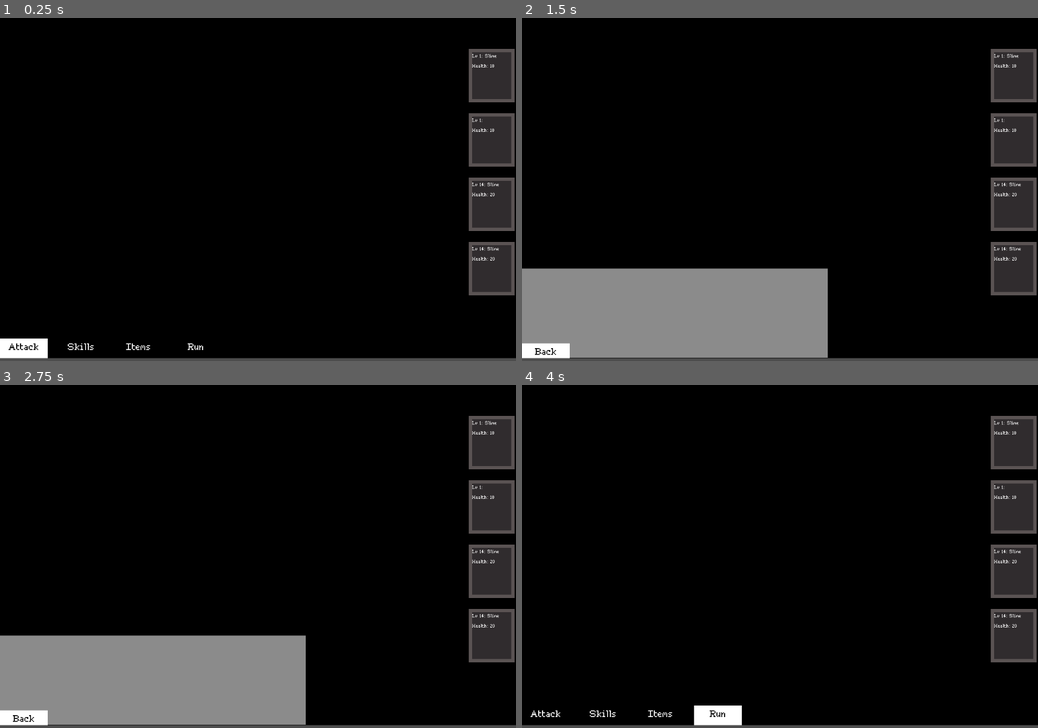
Above: before the commit, frames 1-4 (two rows, left to right).
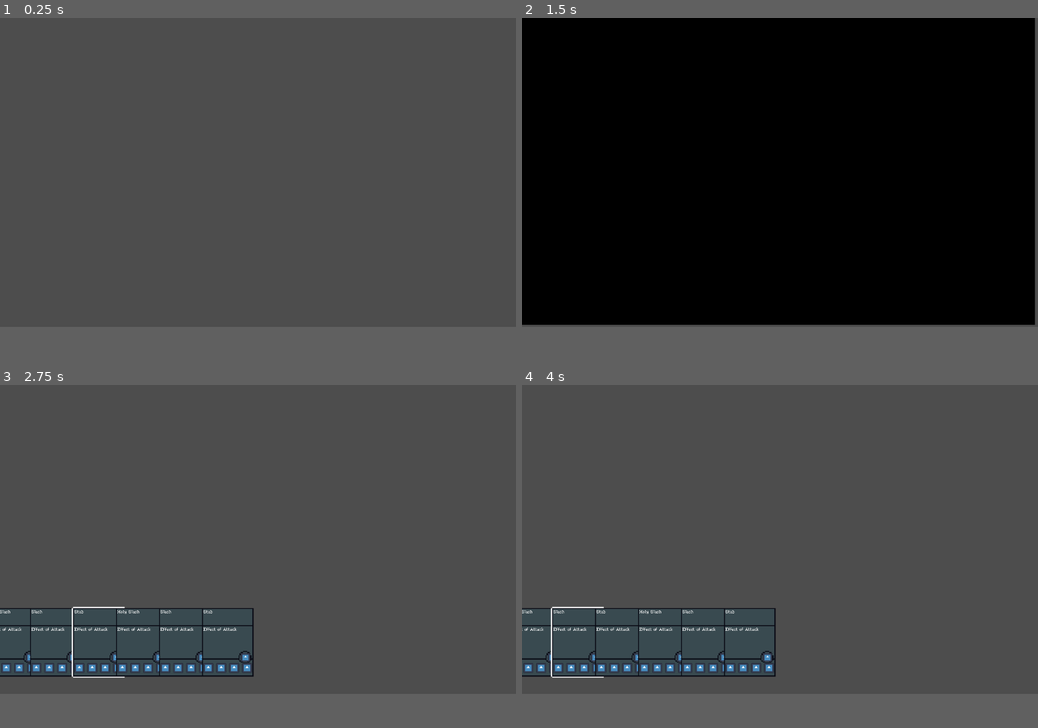
Above: after the commit, the same moments.

Repository: ZealStudio/HeroPath
Game: Godot game, scene res://Scenes/battleui.tscn
Same seed, same stepped clock (60 frames per second), same inputs: the game is played once before the commit and once after it. This scene is started directly instead of the project's main scene. The engine's default icon, where the game draws it, is replaced by a stand-in: a white triangle on a blue panel in a dark square.
Inputs:
- Up to frame 1 (0.25 s): no input
- Up to frame 2 (1.5 s): hold Right (right) 0.53-1.28 s; hold Z (Interact) 0.53-1.28 s; tap I (i) at 0.8, 1.35 s; hold Down (down) from 1.28 s (still down)
- Up to frame 3 (2.75 s): tap Z (Interact) at 1.55 s; tap Enter at 2 s; release Down (down) at 2.03 s; hold Right (right) from 2.03 s (still down); hold Z (Interact) from 2.03 s (still down); tap I (i) at 2.3 s
- Up to frame 4 (4 s): release Right (right) at 2.78 s; release Z (Interact) at 2.78 s; hold Up (up) 2.78-3.53 s; tap I (i) at 2.85, 3.8 s; tap Z (Interact) at 3.05 s; tap Space at 3.5 s; hold Left (left) from 3.53 s (still down); hold Z (Interact) from 3.53 s (still down)
In our replay, the window is 800x533 before the commit and 800x480 after it. These sizes can differ from the game's own. Grey fills any space a smaller window leaves; there, only what the larger window draws over its background counts as a difference.

The runs differ from the first frame. In frame 1, 90% of the frame differs, in the area x 0-100%, y 0-100%; in frame 2, 21%; in frame 3, 93%; in frame 4, 90%.
Error before the commit: Parse Error: Could not find type "Skills" in the current scope. (res://Code/Equipment/Weapon/WeaponBase.gd:17)
Error after the commit: Invalid call. Nonexistent function 'Press' in base 'Node2D (Card)'. (res://Code/Ui/MenuControlInputManger.gd:23)

Commit message:
reset whole battle system :{

Diff:
--- a/Code/Attack Skill Effects/EffectBase.gd
+++ b/Code/Attack Skill Effects/EffectBase.gd
@@ -7,3 +7,4 @@
 
 @export_enum("Healing", "Damage","Buffing", ) var Type: String
 @export var Amount :int
+var UnitThatIsGettingEffected :UnitBase
--- /dev/null
+++ b/Code/CardHolder.gd
@@ -0,0 +1,19 @@
+extends Node2D
+
+
+@export var PlayerUnitHolder : Node2D
+@export var PositionHolder : Node2D
+func _ready():
+	CreateCards()
+
+func  _physics_process(delta):
+	pass
+func CreateCards():
+	var Units = PlayerUnitHolder.get_children()
+	var Positions = PositionHolder.get_children()
+	var Temp = 0
+	for Unit in Units:
+		for card in Unit.AddCardsToBattle():
+			card.CurrentSpotOnBoard  =Positions[Temp]
+			Temp+= 1
+			$"..".GetButtonToUse()
--- a/Code/Equipment/Weapon/Sword.tres
+++ b/Code/Equipment/Weapon/Sword.tres
@@ -1,13 +1,15 @@
-[gd_resource type="Resource" script_class="Weapon" load_steps=2 format=3 uid="uid://dnrlesgb731aj"]
+[gd_resource type="Resource" script_class="Weapon" load_steps=5 format=3 uid="uid://codd8frhqvfqe"]
 
 [ext_resource type="Script" path="res://Code/Equipment/Weapon/WeaponBase.gd" id="1_4oxrb"]
+[ext_resource type="Resource" uid="uid://cs6oj685k3bkc" path="res://Code/ability/Attacks/HolySlash.tres" id="1_bkbc3"]
+[ext_resource type="Resource" uid="uid://bqc6tx8rs1oir" path="res://Code/ability/Attacks/Slash.tres" id="2_owlk2"]
+[ext_resource type="Resource" uid="uid://bygvyh2lv8hux" path="res://Code/ability/Attacks/Stab.tres" id="3_a7es4"]
 
 [resource]
 script = ExtResource("1_4oxrb")
-WeaponType = "Sword"
-PhysicalAttack = 3
+WeaponType = ""
+PhysicalAttack = 0
 MagicAttack = 0
-Attack = Array[Resource("res://Code/Attacks/Attacks.gd")]([])
-Skill = Array[Resource("res://Code/Skills/Skills.gd")]([])
-Name = "Hero Sword"
+Attack = Array[Resource("res://Code/ability/Attacks/Attacks.gd")]([ExtResource("1_bkbc3"), ExtResource("2_owlk2"), ExtResource("3_a7es4")])
+Name = ""
 description = ""
--- a/Code/Equipment/Weapon/WeaponBase.gd
+++ b/Code/Equipment/Weapon/WeaponBase.gd
@@ -12,6 +12,3 @@
 
 @export_group("Attack List")
 @export var  Attack : Array[Attacks]
-
-@export_group("Skill List")
-@export var  Skill : Array[Skills]
--- a/Code/GameManager.gd
+++ b/Code/GameManager.gd
@@ -12,3 +12,7 @@
 	var playerStats =get_tree().get_nodes_in_group("PlayerStatHolder")
 	if playerStats:
 		return playerStats[0].Stat
+func GetPlayerGetCardHolder():
+	var CardHolder =get_tree().get_nodes_in_group("PlayerGetCardHolder")
+	if CardHolder:
+		return CardHolder[0]
--- a/Code/Player/PlayerBase.gd
+++ b/Code/Player/PlayerBase.gd
@@ -1,7 +1,7 @@
 extends UnitBase
 
 class_name  PlayerBase
-
+var CardBase = preload("res://Scenes/card/CardBase.tscn")
 
 func StartTurn():
 	CanAct = true
@@ -9,3 +9,15 @@
 	super.EndTurn()
 	var BattleManager = get_tree().get_nodes_in_group("BattleManager")[0]
 	BattleManager.ProgressBattle()
+func AddCardsToBattle():
+	var CardsToAdd = []
+	if Stat.bIsDead:
+		print_debug("Dead")
+		return
+	for attacks in Stat.WeaponSlot.Attack:
+		var NewCard = CardBase.instantiate()
+		NewCard.AttackToMakeIntoCard = attacks
+		NewCard.WhoOwnsThisCard = self
+		CardsToAdd.append(NewCard)
+		GameManager.GetPlayerGetCardHolder().add_child(NewCard)
+	return CardsToAdd
--- a/Code/Player/PlayerStats.tres
+++ b/Code/Player/PlayerStats.tres
@@ -1,19 +1,20 @@
-[gd_resource type="Resource" script_class="PlayerStats" load_steps=4 format=3 uid="uid://ciq15neo6fmwk"]
+[gd_resource type="Resource" script_class="PlayerStats" load_steps=3 format=3 uid="uid://c3mgiwet84fsw"]
 
-[ext_resource type="Resource" uid="uid://bqc6tx8rs1oir" path="res://Code/Attacks/Slash.tres" id="1_jcgje"]
-[ext_resource type="Script" path="res://Code/Player/PlayerStats.gd" id="1_yq10n"]
-[ext_resource type="Resource" uid="uid://cs6oj685k3bkc" path="res://Code/Attacks/HolySlash.tres" id="2_ire2t"]
+[ext_resource type="Resource" uid="uid://codd8frhqvfqe" path="res://Code/Equipment/Weapon/Sword.tres" id="1_qwtue"]
+[ext_resource type="Script" path="res://Code/Player/PlayerStats.gd" id="1_skb0q"]
 
 [resource]
-script = ExtResource("1_yq10n")
-Name = "Hero"
-Level = 1
-Speed = 0
-PhysicalAttack = 5
-MagicAttack = 5
-MaxHealth = 20
-Health = 20
-PhysicalDefense = 3
-MagicDefense = 3
-Attack = Array[Resource("res://Code/Attacks/Attacks.gd")]([ExtResource("1_jcgje"), ExtResource("2_ire2t")])
-Skill = Array[Resource("res://Code/Skills/Skills.gd")]([])
+script = ExtResource("1_skb0q")
+money = 0
+WeaponSlot = ExtResource("1_qwtue")
+Name = ""
+bIsDead = false
+Level = 0
+PhysicalAttack = 0
+MagicAttack = 0
+MaxHealth = 0
+Health = 0
+MaxMana = 0
+Mana = 0
+PhysicalDefense = 0
+MagicDefense = 0
--- a/Code/Stats.gd
+++ b/Code/Stats.gd
@@ -4,9 +4,8 @@
 
 @export_group("Basic Properties")
 @export var Name : String
-@export var Speed: int
 @export var Sprite :Texture
-
+@export var bIsDead  = false
 @export_group("Level Properties")
 @export var Level: int
 var ExpForNextLevel:int
--- a/Code/Ui/MenuControlInputManger.gd
+++ b/Code/Ui/MenuControlInputManger.gd
@@ -1,14 +1,13 @@
 extends Control
 
 
-var CurrentMenu : BaseMenu
-@export var HomeMenu : BaseMenu
-
+var CurrentMenu : Node2D
+@export var HomeMenu : Node2D
 var Currentindex = 0
 var NewMenuIndex = 0
 var Buttons : Array
 var MenuChildren
-var CurrentSelectedButton :ButtonBase
+var CurrentSelectedButton :Node2D
 var Player : PlayerBase
 @export var inputs = {"right": Vector2.RIGHT,
 			"left": Vector2.LEFT,
@@ -16,11 +15,8 @@
 			"down": Vector2.DOWN}
 # Called when the node enters the scene tree for the first time.
 
-func _ready():
-	GetButtonsForMenu(HomeMenu)
-	SelectButton()
-	Player =  get_tree().get_nodes_in_group("PlayerStatHolder")[0]
 func _unhandled_input(event):
+
 	if !Player.CanAct:
 		return
 	if event.is_action_pressed("Interact"):
@@ -38,7 +34,6 @@
 				Currentindex += 1
 			UpdateIndex()
 
-
 func GetButtonsForMenu(Menu):
 	#get  the useAble UI part
 	CurrentMenu = Menu
@@ -48,9 +43,6 @@
 		var ChildOfButton = button.get_children()
 		if button.is_in_group("PlayerButton"):
 			Buttons.append(button)
-		for Child in ChildOfButton:
-			if Child.is_in_group("PlayerButton"):
-				Buttons.append(Child)
 	CurrentSelectedButton = Buttons[0]
 	SelectButton()
 
@@ -64,13 +56,18 @@
 		Currentindex = Buttons.size() - 1
 	SelectButton()
 func SelectButton():
-	if Buttons.size() ==1:
+	if Buttons.size() == 1:
 		Currentindex = 0
 	for button in Buttons:
-		button.bIsSelected = false
-		button.Selected()
+		button.Selected(false)
 	CurrentSelectedButton= Buttons[Currentindex]
-	CurrentSelectedButton.bIsSelected = true
-	CurrentSelectedButton.Selected()
+	CurrentSelectedButton.Selected(true)
+	print_debug(CurrentSelectedButton)
+
 func ChangeVisibility(Visibility):
 	visible = Visibility
+
+func GetButtonToUse():
+	GetButtonsForMenu(HomeMenu)
+	SelectButton()
+	Player =  get_tree().get_nodes_in_group("PlayerStatHolder")[0]
--- a/Code/UnitBase.gd
+++ b/Code/UnitBase.gd
@@ -7,7 +7,7 @@
 signal EndTurnSignal
 @export var Stat :UnitStats
 var CurretTarget :UnitBase
-var bDead = false
+
 var CanAct = false
 
 
@@ -20,7 +20,9 @@
 	var DamageAmount = Attack.AttackDamage
 	DamageAmount = CheckDefense(DamageAmount,Attack.Type, Attacker)
 	Stat.Health -=	DamageAmount
-
+	if Stat.Health <= 0:
+		Stat.bIsAlive = false
+		Stat.Health = 0
 
 
 
--- a/Code/ability/Attacks/HolySlash.tres
+++ b/Code/ability/Attacks/HolySlash.tres
@@ -7,5 +7,6 @@
 Name = "Holy Slash"
 Type = "Magic"
 Cost = 0
+MaxUse = 2
 AttackDamage = 2
-Debuffs = Array[Resource("res://Code/Attack Skill Effects/EffectBase.gd")]([])
+SkillEffects = Array[Resource("res://Code/Attack Skill Effects/EffectBase.gd")]([])
--- a/Code/ability/Attacks/Slash.tres
+++ b/Code/ability/Attacks/Slash.tres
@@ -7,5 +7,6 @@
 Name = "Slash"
 Type = "Physical"
 Cost = 0
+MaxUse = 2
 AttackDamage = 3
-Debuffs = Array[Resource("res://Code/Attack Skill Effects/EffectBase.gd")]([])
+SkillEffects = Array[Resource("res://Code/Attack Skill Effects/EffectBase.gd")]([])
--- a/Code/ability/abilityBase.gd
+++ b/Code/ability/abilityBase.gd
@@ -12,7 +12,6 @@
 
 @export_group("Skill Properties")
 @export var AttackDamage :int
-@export var Debuffs :Array[Effect]
-
+@export var SkillEffects :Array[Effect]
 func MakeDescription():
 	pass
--- a/Code/enemyCode/MonsterStats/slime.tres
+++ b/Code/enemyCode/MonsterStats/slime.tres
@@ -6,8 +6,8 @@
 [resource]
 script = ExtResource("1_20uc2")
 Name = "Slime"
-Speed = 1505
 Sprite = ExtResource("1_hpm0p")
+bIsDead = false
 Level = 1
 PhysicalAttack = 10
 MagicAttack = 0
--- a/Scenes/AttackListMenu.gd
+++ b/Scenes/AttackListMenu.gd
@@ -5,8 +5,8 @@
 @export var Skillholder : GridContainer
 
 func _ready():
-	MakeListOfAttacks()
-
+	#MakeListOfAttacks()
+	pass
 
 func MakeListOfAttacks():
 	PlayerStat = GameManager.GetPlayerStats()
--- a/Scenes/battleui.tscn
+++ b/Scenes/battleui.tscn
@@ -1,33 +1,11 @@
-[gd_scene load_steps=16 format=3 uid="uid://bm5xr01g7158p"]
+[gd_scene load_steps=8 format=3 uid="uid://bm5xr01g7158p"]
 
 [ext_resource type="Script" path="res://Code/Ui/battlePhase.gd" id="1_8slk6"]
-[ext_resource type="Script" path="res://Code/Ui/MenuControlInputManger.gd" id="2_2mg2b"]
 [ext_resource type="PackedScene" uid="uid://dbec5eo5isepm" path="res://Scenes/player_stat_holder.tscn" id="2_cq0af"]
-[ext_resource type="PackedScene" uid="uid://3y0rpxpn7vlv" path="res://Scenes/enemy/enemy_ui.tscn" id="3_db2q8"]
-[ext_resource type="PackedScene" uid="uid://b8o2cf1agybma" path="res://Scenes/ButtonBase.tscn" id="3_kurd8"]
-[ext_resource type="Script" path="res://Code/MenuControler.gd" id="3_vmn4x"]
-[ext_resource type="Script" path="res://Code/Ui/BaseMenu.gd" id="4_16vgc"]
+[ext_resource type="PackedScene" uid="uid://cxxkcxvomd7o6" path="res://menu_controler.tscn" id="3_71hno"]
 [ext_resource type="Shader" path="res://shaders/Diamond-based Screen Transition.gdshader" id="4_m5v3j"]
 [ext_resource type="Script" path="res://Code/Ui/Screen Transition OverLay.gd" id="5_wk34d"]
-[ext_resource type="Script" path="res://Scenes/AttackListMenu.gd" id="6_fpknq"]
-[ext_resource type="Resource" uid="uid://bms7bnk13dvaf" path="res://Code/enemyCode/MonsterStats/slime.tres" id="9_raa20"]
-[ext_resource type="Texture2D" uid="uid://b6u7nr7fgt277" path="res://Art/enemy/Slime.png" id="10_webvd"]
-[ext_resource type="Script" path="res://Code/enemyCode/EnemyStats.gd" id="11_n8m8r"]
-
-[sub_resource type="Resource" id="Resource_wav4a"]
-script = ExtResource("11_n8m8r")
-Name = ""
-Speed = 0
-Sprite = ExtResource("10_webvd")
-Level = 1
-PhysicalAttack = 10
-MagicAttack = 0
-MaxHealth = 10
-Health = 10
-MaxMana = 0
-Mana = 0
-PhysicalDefense = 0
-MagicDefense = 0
+[ext_resource type="Script" path="res://Code/CardHolder.gd" id="12_8douu"]
 
 [sub_resource type="ShaderMaterial" id="ShaderMaterial_uc1qx"]
 shader = ExtResource("4_m5v3j")
@@ -43,181 +21,66 @@
 anchors_preset = 0
 script = ExtResource("1_8slk6")
 
-[node name="PlayerStatHolder" parent="." groups=["BattleUnit"] instance=ExtResource("2_cq0af")]
+[node name="PlayerUnitHolder" type="Node2D" parent="." groups=["PlayerUnitHolderStat"]]
 
-[node name="MenuControler" type="Control" parent="." node_paths=PackedStringArray("HomeMenu")]
-layout_mode = 1
-anchors_preset = 0
-offset_right = 1082.0
-offset_bottom = 714.0
-script = ExtResource("2_2mg2b")
-HomeMenu = NodePath("PlayerUi/ButtonHolder")
+[node name="hero" parent="PlayerUnitHolder" groups=["BattleUnit"] instance=ExtResource("2_cq0af")]
 
-[node name="ColorRect" type="ColorRect" parent="MenuControler"]
-layout_mode = 1
-anchors_preset = 15
-anchor_right = 1.0
-anchor_bottom = 1.0
-grow_horizontal = 2
-grow_vertical = 2
-color = Color(0, 0, 0, 1)
+[node name="SideKick" parent="PlayerUnitHolder" groups=["BattleUnit"] instance=ExtResource("2_cq0af")]
 
-[node name="PlayerUi" type="Control" parent="MenuControler" node_paths=PackedStringArray("MainMenu")]
-layout_mode = 1
-anchors_preset = 15
-anchor_right = 1.0
-anchor_bottom = 1.0
-grow_horizontal = 2
-grow_vertical = 2
-script = ExtResource("3_vmn4x")
-MainMenu = NodePath("ButtonHolder")
+[node name="MenuControler" parent="." node_paths=PackedStringArray("HomeMenu") instance=ExtResource("3_71hno")]
+visible = false
+HomeMenu = NodePath("CardHolder")
 
-[node name="ButtonHolder" type="HBoxContainer" parent="MenuControler/PlayerUi" groups=["BattleMenu"]]
-layout_mode = 1
-anchors_preset = 15
-anchor_right = 1.0
-anchor_bottom = 1.0
-offset_top = 673.0
-offset_right = -622.0
-grow_horizontal = 2
-grow_vertical = 2
-theme_override_constants/separation = 20
-alignment = 2
-script = ExtResource("4_16vgc")
+[node name="PositionHolder" type="Node2D" parent="MenuControler" groups=["PlayerPositionHolder"]]
 metadata/_edit_group_ = true
 
-[node name="Attack" parent="MenuControler/PlayerUi/ButtonHolder" node_paths=PackedStringArray("MainMenuToOpen") instance=ExtResource("3_kurd8")]
-layout_mode = 2
-MainMenuToOpen = NodePath("../../AttackList")
+[node name="1" type="Marker2D" parent="MenuControler/PositionHolder"]
+position = Vector2(30, 600)
 
-[node name="Skills" parent="MenuControler/PlayerUi/ButtonHolder" node_paths=PackedStringArray("MainMenuToOpen") instance=ExtResource("3_kurd8")]
-layout_mode = 2
-TextInLabel = "Skills"
-MainMenuToOpen = NodePath("../../SkillList")
+[node name="2" type="Marker2D" parent="MenuControler/PositionHolder"]
+position = Vector2(130, 600)
 
-[node name="Items" parent="MenuControler/PlayerUi/ButtonHolder" node_paths=PackedStringArray("MainMenuToOpen") instance=ExtResource("3_kurd8")]
-layout_mode = 2
-TextInLabel = "Items"
-MainMenuToOpen = NodePath("../../Item")
+[node name="3" type="Marker2D" parent="MenuControler/PositionHolder"]
+position = Vector2(230, 600)
 
-[node name="Run" parent="MenuControler/PlayerUi/ButtonHolder" instance=ExtResource("3_kurd8")]
-layout_mode = 2
-TextInLabel = "Run"
+[node name="4" type="Marker2D" parent="MenuControler/PositionHolder"]
+position = Vector2(330, 600)
 
-[node name="AttackList" type="Control" parent="MenuControler/PlayerUi" node_paths=PackedStringArray("Skillholder") groups=["2by2Menu", "BattleMenu"]]
-visible = false
-layout_mode = 1
-anchors_preset = 0
-offset_right = 1082.0
-offset_bottom = 714.0
-script = ExtResource("6_fpknq")
-Skillholder = NodePath("GridContainer")
+[node name="5" type="Marker2D" parent="MenuControler/PositionHolder"]
+position = Vector2(430, 600)
 
-[node name="back" parent="MenuControler/PlayerUi/AttackList" node_paths=PackedStringArray("MainMenuToOpen") instance=ExtResource("3_kurd8")]
-layout_mode = 2
-offset_top = 673.0
-offset_bottom = 713.0
-TextInLabel = "Back"
-MainMenuToOpen = NodePath("../../ButtonHolder")
+[node name="6" type="Marker2D" parent="MenuControler/PositionHolder"]
+position = Vector2(530, 600)
 
-[node name="GridContainer" type="GridContainer" parent="MenuControler/PlayerUi/AttackList"]
-layout_mode = 0
-offset_left = 119.0
-offset_top = -119.0
-offset_right = 368.0
-offset_bottom = 40.0
+[node name="7" type="Marker2D" parent="MenuControler/PositionHolder"]
+position = Vector2(630, 600)
 
-[node name="SkillList" type="Control" parent="MenuControler/PlayerUi" groups=["2by2Menu", "BattleMenu"]]
-visible = false
-anchors_preset = 0
-offset_right = 1082.0
-offset_bottom = 713.0
-script = ExtResource("4_16vgc")
+[node name="8" type="Marker2D" parent="MenuControler/PositionHolder"]
+position = Vector2(520, 600)
 
-[node name="ColorRect" type="ColorRect" parent="MenuControler/PlayerUi/SkillList"]
-layout_mode = 1
-offset_top = 526.0
-offset_right = 640.0
-offset_bottom = 713.0
-color = Color(0.545098, 0.545098, 0.545098, 1)
+[node name="9" type="Marker2D" parent="MenuControler/PositionHolder"]
+position = Vector2(580, 600)
 
-[node name="back" parent="MenuControler/PlayerUi/SkillList" node_paths=PackedStringArray("MainMenuToOpen") instance=ExtResource("3_kurd8")]
-layout_mode = 0
-offset_top = 683.0
-offset_bottom = 714.0
-TextInLabel = "Back"
-MainMenuToOpen = NodePath("../../ButtonHolder")
+[node name="10" type="Marker2D" parent="MenuControler/PositionHolder"]
+position = Vector2(650, 600)
 
-[node name="Item" type="Control" parent="MenuControler/PlayerUi" groups=["BattleMenu"]]
-visible = false
-anchors_preset = 0
-offset_right = 1082.0
-offset_bottom = 715.0
-script = ExtResource("4_16vgc")
+[node name="11" type="Marker2D" parent="MenuControler/PositionHolder"]
+position = Vector2(720, 600)
 
-[node name="ColorRect" type="ColorRect" parent="MenuControler/PlayerUi/Item"]
-layout_mode = 1
-offset_right = 1082.0
-offset_bottom = 714.0
-color = Color(0.894118, 0.894118, 0.894118, 1)
+[node name="12" type="Marker2D" parent="MenuControler/PositionHolder"]
+position = Vector2(790, 600)
 
-[node name="back" parent="MenuControler/PlayerUi/Item" node_paths=PackedStringArray("MainMenuToOpen") instance=ExtResource("3_kurd8")]
-layout_mode = 0
-offset_top = 683.0
-offset_bottom = 714.0
-TextInLabel = "Back"
-MainMenuToOpen = NodePath("../../ButtonHolder")
-
-[node name="EnemyUIHolder" type="Control" parent="MenuControler"]
-anchors_preset = 0
-offset_right = 1080.0
-offset_bottom = 715.0
-
-[node name="HBoxContainer" type="VBoxContainer" parent="MenuControler/EnemyUIHolder"]
-custom_minimum_size = Vector2(100, 100)
-layout_mode = 1
-offset_left = 981.0
-offset_top = 65.0
-offset_right = 1081.0
-offset_bottom = 582.0
-theme_override_constants/separation = 135
-metadata/_edit_group_ = true
-
-[node name="EnemyUi" parent="MenuControler/EnemyUIHolder/HBoxContainer" instance=ExtResource("3_db2q8")]
-layout_mode = 2
-Stat = ExtResource("9_raa20")
-
-[node name="EnemyUi2" parent="MenuControler/EnemyUIHolder/HBoxContainer" instance=ExtResource("3_db2q8")]
-layout_mode = 2
-Stat = SubResource("Resource_wav4a")
-
-[node name="EnemyUi3" parent="MenuControler/EnemyUIHolder/HBoxContainer" node_paths=PackedStringArray("NameLabel", "HealthLabel", "MonsterSprite") instance=ExtResource("3_db2q8")]
-layout_mode = 2
-NameLabel = NodePath("../EnemyUi/LabelHolder/Name")
-HealthLabel = NodePath("../EnemyUi/LabelHolder/HealthLabel")
-MonsterSprite = NodePath("../EnemyUi/MonsterSprite")
-Stat = ExtResource("9_raa20")
-
-[node name="EnemyUi4" parent="MenuControler/EnemyUIHolder/HBoxContainer" node_paths=PackedStringArray("NameLabel", "HealthLabel", "MonsterSprite") instance=ExtResource("3_db2q8")]
-layout_mode = 2
-NameLabel = NodePath("../EnemyUi/LabelHolder/Name")
-HealthLabel = NodePath("../EnemyUi/LabelHolder/HealthLabel")
-MonsterSprite = NodePath("../EnemyUi/MonsterSprite")
-Stat = ExtResource("9_raa20")
+[node name="CardHolder" type="Node2D" parent="MenuControler" node_paths=PackedStringArray("PlayerUnitHolder", "PositionHolder") groups=["PlayerGetCardHolder"]]
+script = ExtResource("12_8douu")
+PlayerUnitHolder = NodePath("../../PlayerUnitHolder")
+PositionHolder = NodePath("../PositionHolder")
 
 [node name="Screen Transition OverLay" type="ColorRect" parent="."]
-visible = false
 material = SubResource("ShaderMaterial_uc1qx")
 layout_mode = 0
-offset_right = 1082.0
+offset_right = 1193.0
 offset_bottom = 715.0
 color = Color(0, 0, 0, 1)
 script = ExtResource("5_wk34d")
 
-[connection signal="OnUse" from="MenuControler/PlayerUi/ButtonHolder/Attack" to="MenuControler/PlayerUi" method="OpenMenu"]
-[connection signal="OnUse" from="MenuControler/PlayerUi/ButtonHolder/Skills" to="MenuControler/PlayerUi" method="OpenMenu"]
-[connection signal="OnUse" from="MenuControler/PlayerUi/ButtonHolder/Items" to="MenuControler/PlayerUi" method="OpenMenu"]
-[connection signal="OnUse" from="MenuControler/PlayerUi/AttackList/back" to="MenuControler/PlayerUi" method="OpenMenu"]
-[connection signal="OnUse" from="MenuControler/PlayerUi/SkillList/back" to="MenuControler/PlayerUi" method="OpenMenu"]
-[connection signal="OnUse" from="MenuControler/PlayerUi/Item/back" to="MenuControler/PlayerUi" method="OpenMenu"]
 [connection signal="LoadBattleUI" from="Screen Transition OverLay" to="MenuControler" method="ChangeVisibility"]
--- a/Scenes/card/CardBase.gd
+++ b/Scenes/card/CardBase.gd
@@ -1,19 +1,45 @@
 extends Node2D
 class_name Card
+
+
+signal Use
 
 @onready var OutlineValues =$BackGround.material
 @export var NameOfAtack :RichTextLabel
 @export var DescriptionOfAtack :RichTextLabel
 @export var AttackToMakeIntoCard :Ability
+var CurrentSpotOnBoard : Marker2D
+var WhoOwnsThisCard : PlayerBase
+var bIsSelected = false
+
+var CardsToEffect ={"CardToRight": Card,
+"CardToleft": Card}
 
 
-func Selected(IsSelected:bool):
-	if IsSelected:
-		OutlineValues.set_shader_parameter("width",1)
-	else:
-		OutlineValues.set_shader_parameter("width",0)
+func _physics_process(delta):
+	MoveCard(CurrentSpotOnBoard.global_position)
 
 
 
+
+func  _ready():
+	SetLabels()
+func Selected(bSelected:bool):
+	if bSelected:
+		OutlineValues.set_shader_parameter("width",1)
+		bIsSelected = true
+	else:
+		OutlineValues.set_shader_parameter("width",0)
+		bIsSelected = false
+
+func ZoomIn():
+	pass
+
+func MoveCard(NewPosition ):
+	self.global_position = lerp(self.global_position, NewPosition ,.1 )
 func SetLabels():
-	pass
+	NameOfAtack.text =AttackToMakeIntoCard.Name
+
+func OnUse():
+	print_debug(NameOfAtack.text + " was used.")
+	emit_signal("Use")
--- a/Scenes/card/CardBase.tscn
+++ b/Scenes/card/CardBase.tscn
@@ -1,12 +1,14 @@
-[gd_scene load_steps=7 format=3 uid="uid://52e1na4alymu"]
+[gd_scene load_steps=8 format=3 uid="uid://52e1na4alymu"]
 
 [ext_resource type="Script" path="res://Scenes/card/CardBase.gd" id="1_6xh2s"]
+[ext_resource type="Resource" uid="uid://bqc6tx8rs1oir" path="res://Code/ability/Attacks/Slash.tres" id="2_0t2jl"]
 [ext_resource type="Shader" path="res://shaders/OutLine.gdshader" id="2_qili8"]
 [ext_resource type="Texture2D" uid="uid://cb2ykqbajs4a5" path="res://Art/Card/Card.png" id="3_c3blr"]
 [ext_resource type="Texture2D" uid="uid://o24uoelqejrg" path="res://icon.svg" id="3_k1nib"]
 [ext_resource type="Theme" uid="uid://4i8x1qypd4n2" path="res://Art/fonts/PixelTheme.tres" id="4_74phk"]
 
 [sub_resource type="ShaderMaterial" id="ShaderMaterial_7iv7a"]
+resource_local_to_scene = true
 shader = ExtResource("2_qili8")
 shader_parameter/color = Color(1, 1, 1, 1)
 shader_parameter/width = 1.0
@@ -14,8 +16,11 @@
 shader_parameter/inside = false
 shader_parameter/add_margins = true
 
-[node name="CardBase" type="Node2D" groups=["PlayerCards"]]
+[node name="CardBase" type="Node2D" node_paths=PackedStringArray("NameOfAtack", "DescriptionOfAtack") groups=["PlayerButton", "PlayerCards"]]
 script = ExtResource("1_6xh2s")
+NameOfAtack = NodePath("LabelHolder/NameOfAttack")
+DescriptionOfAtack = NodePath("LabelHolder/RichTextLabel")
+AttackToMakeIntoCard = ExtResource("2_0t2jl")
 
 [node name="BackGround" type="Sprite2D" parent="."]
 material = SubResource("ShaderMaterial_7iv7a")
@@ -67,9 +72,10 @@
 mouse_filter = 2
 theme = ExtResource("4_74phk")
 text = "Effect of Attack"
+metadata/_edit_use_anchors_ = true
 
 [node name="FaceIcon" type="Sprite2D" parent="."]
-position = Vector2(40, 35)
+position = Vector2(41, 35)
 scale = Vector2(0.165365, 0.160156)
 texture = ExtResource("3_k1nib")
 
--- a/Scenes/player.tscn
+++ b/Scenes/player.tscn
@@ -7,8 +7,9 @@
 [sub_resource type="RectangleShape2D" id="RectangleShape2D_mt8v4"]
 size = Vector2(62, 61)
 
-[node name="player" type="Area2D"]
+[node name="player" type="Area2D" node_paths=PackedStringArray("PlayerStat")]
 script = ExtResource("1_m42du")
+PlayerStat = NodePath("PlayerStatHolder")
 
 [node name="Sprite2D" type="Sprite2D" parent="."]
 scale = Vector2(0.5, 0.5)
--- /dev/null
+++ b/menu_controler.tscn
@@ -0,0 +1,10 @@
+[gd_scene load_steps=2 format=3 uid="uid://cxxkcxvomd7o6"]
+
+[ext_resource type="Script" path="res://Code/Ui/MenuControlInputManger.gd" id="1_kgad6"]
+
+[node name="MenuControler" type="Control"]
+layout_mode = 3
+anchors_preset = 0
+offset_right = 1082.0
+offset_bottom = 714.0
+script = ExtResource("1_kgad6")
--- a/project.godot
+++ b/project.godot
@@ -21,7 +21,7 @@
 
 [display]
 
-window/size/viewport_width=1080
+window/size/viewport_width=1200
 window/size/viewport_height=720
 window/stretch/mode="viewport"
 
Not shown: 1 places in Scenes/player_stat_holder.tscn that only renumber resources
Not shown, added: Pla3B53.tmp
